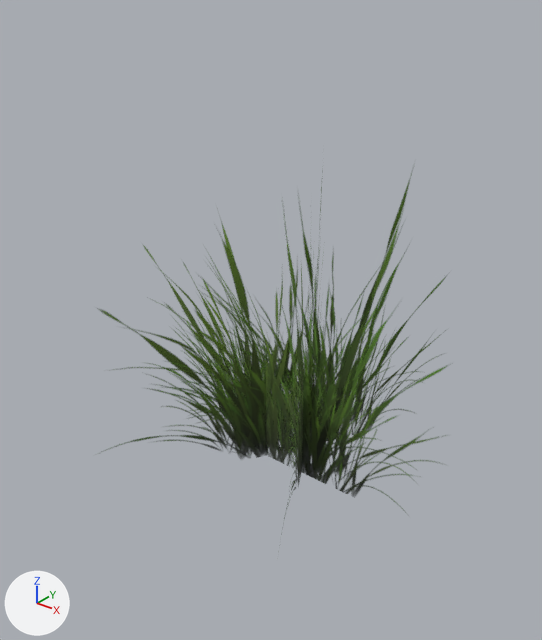
Renders of the glTF model demo/public/grass.glb from each side of a commit.
The view is the same before and after, from a 50 mm lens placed at (1.97, -2.61, 2.34), pointed at (-0.04, -0.1, 0.79). Arrows for +X, +Y and +Z are at lower left; the lights stay in place.

Objects in the first picture: 'Grass'.
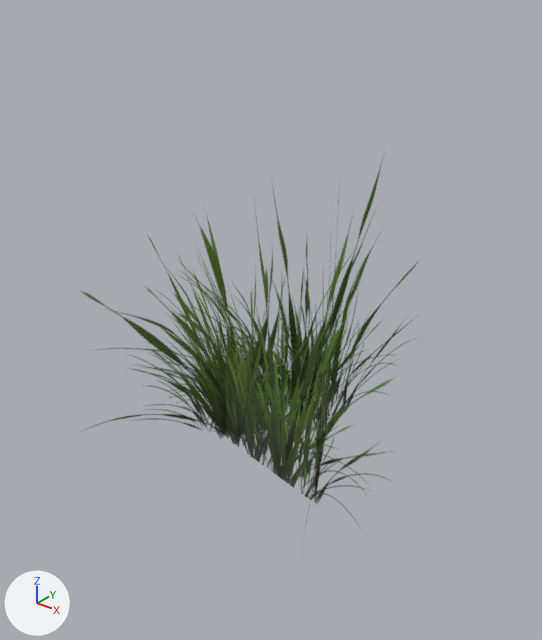
Changed parts and their boxes [x1, y1, x2, y2] in the pictures (542 x 640 px; the box of a moved part takes in the faces that stretch with it):
'Grass', reshaped
    before: [100, 169, 446, 529]
    after: [83, 165, 418, 527]
part 1 of me_plane_002, moved or reshaped
    before: [282, 169, 324, 529]
    after: [305, 165, 341, 527]
part 2 of me_plane_002, moved or reshaped
    before: [100, 180, 446, 459]
    after: [83, 167, 418, 438]
part 3 of me_plane_002, moved or reshaped
    before: [144, 224, 446, 508]
    after: [149, 219, 392, 522]

The change, as a list of edits to the scene's bpy script:
```text
Change me_plane_002:
    where me_plane_002.from_pydata(...)  # 12 vertices, 6 faces; spans x -1.0..1.0, y -0.87..0.87, z 0.0..2.0
    used by ob_grass; location = (0.0, 0.0, 0.0)
    me_plane_002 part 1: the loose piece of 4 vertices spanning x -0.39..0.61, y -0.87..0.87, z 0.0..2.0 is moved by (0.08, 0.04, 0.0)
    me_plane_002 part 2: the loose piece of 4 vertices spanning x -0.5..0.5, y -0.87..0.87, z 0.0..2.0 is moved by (-0.21, 0.07, 0.0)
    me_plane_002 part 3
    me_plane_002.vertices[4].co: (-1.0, -0.11, 0.0) -> (-1.08, 0.03, 0.0)
    me_plane_002.vertices[5].co: (1.0, -0.11, 0.0) -> (0.88, -0.36, 0.0)
    me_plane_002.vertices[6].co: (-1.0, -0.11, 2.0) -> (-1.08, 0.03, 2.0)
    me_plane_002.vertices[7].co: (1.0, -0.11, 2.0) -> (0.88, -0.36, 2.0)
```
